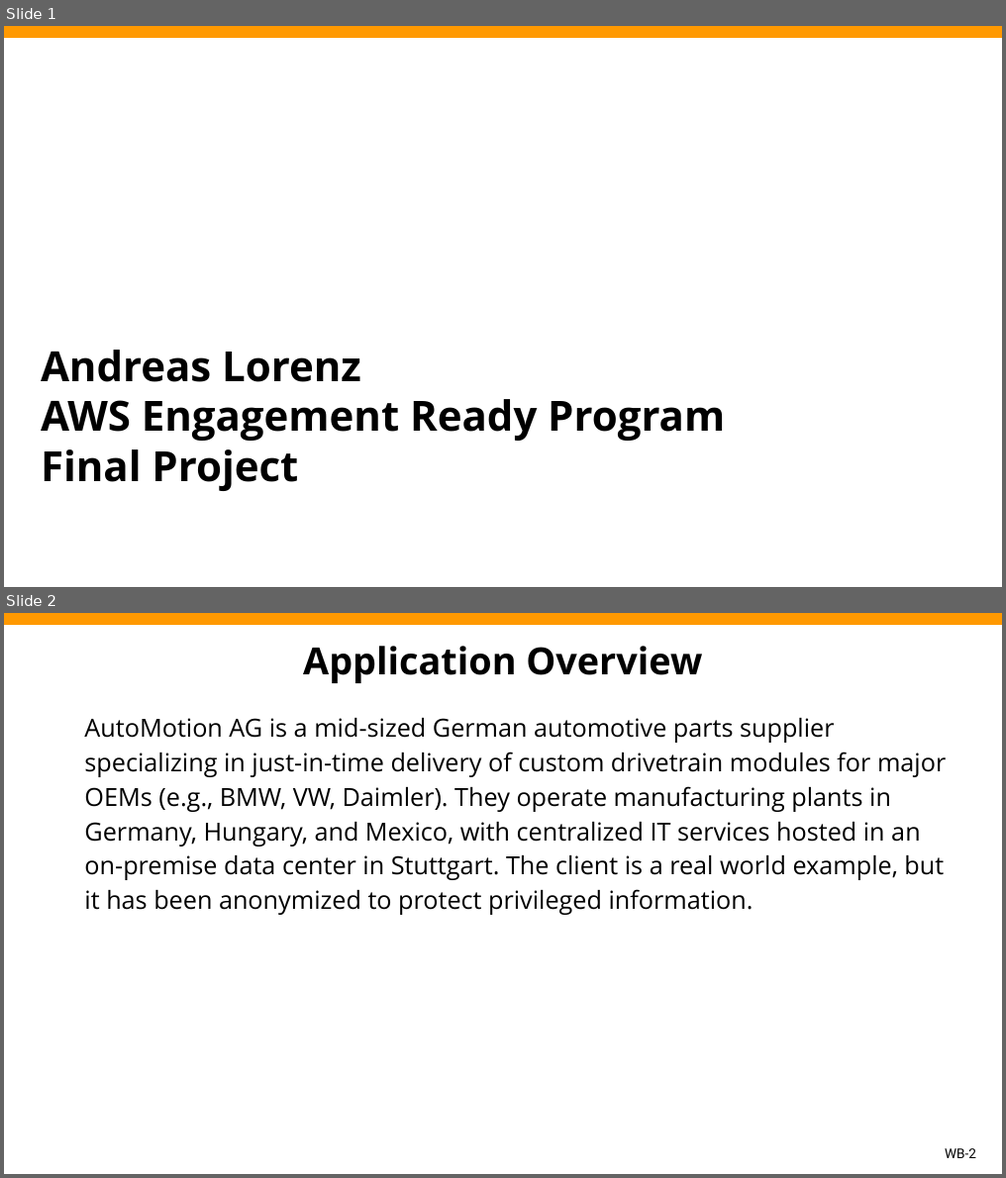
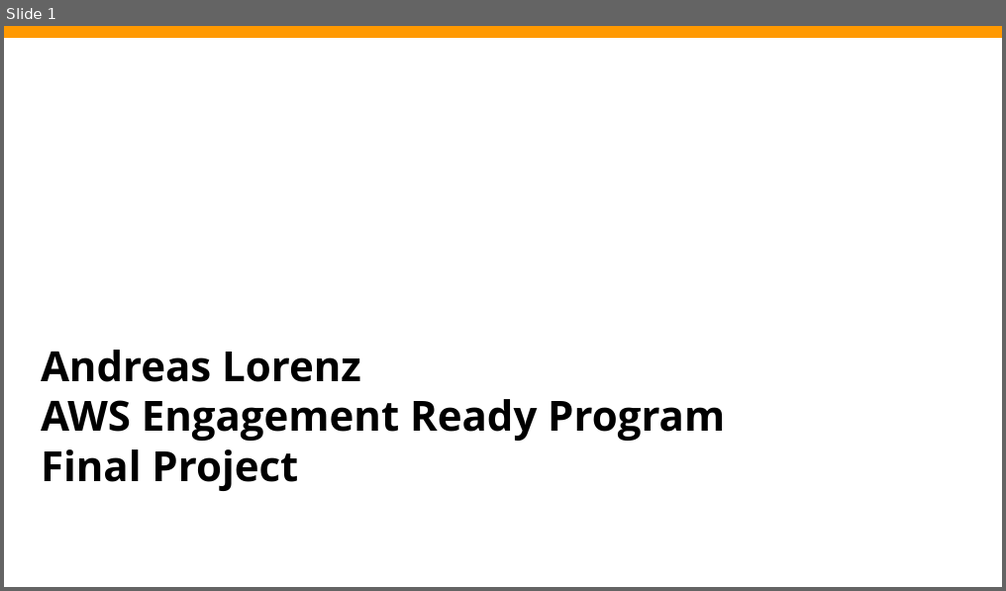
Before and after one commit to xPl1Cit/aws-engagement-ready, a slide deck: AL Final Project Presentation.pptx. Shown one above the other, each under a label of ours: slides 1 and 2 before the commit, slide 1 after it. The pictures are 1006x1178 and 1006x591 pixels, drawn with LibreOffice and Linux fonts; fonts in the diff are those of the drawing; background and template pictures are left out. Boxes give left, top, right and bottom in pixels: in the first picture for what was removed or moved away, otherwise in the second. Text is boxed around its words. In the diff, an @@ line names an element or a change of style, - is before the commit and + after.

```diff
--- a/AL Final Project Presentation.pptx
+++ b/AL Final Project Presentation.pptx
@@ slide 2 removed at box(4, 613, 1002, 1174), background #FFFFFF; not listed: 1 template element that a slide beside it also shows @@
@@ title removed at box(303, 646, 702, 683) @@
-Application Overview
@@ text removed at box(84, 718, 945, 915) @@
-AutoMotion AG is a mid-sized German automotive parts supplier specializing in just-in-time delivery of custom drivetrain modules for major OEMs (e.g., BMW, VW, Daimler). They operate manufacturing plants in Germany, Hungary, and Mexico, with centralized IT services hosted in an on-premise data center in Stuttgart. The client is a real world example, but it has been anonymized to protect privileged information.
@@ page number removed at box(944, 1149, 976, 1158) @@
-WB-2
```
Also in this commit, not shown: 3 slides changed, 3 slides added, 2 other slides removed, 1 other file.
